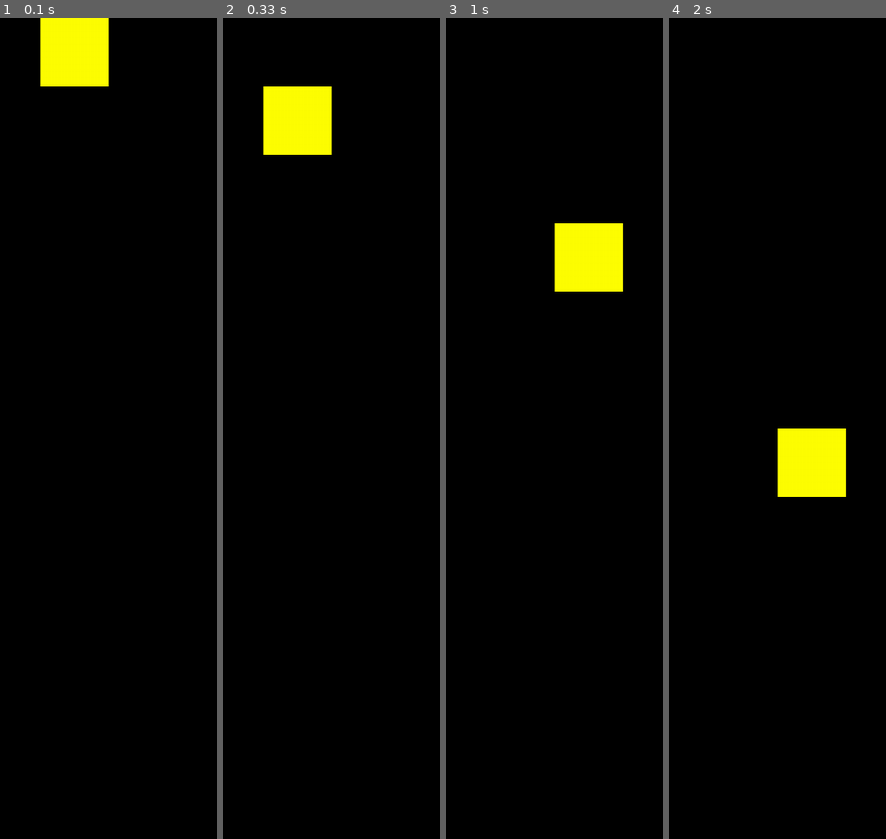
Above: before the commit, frames 1-4 (left to right).
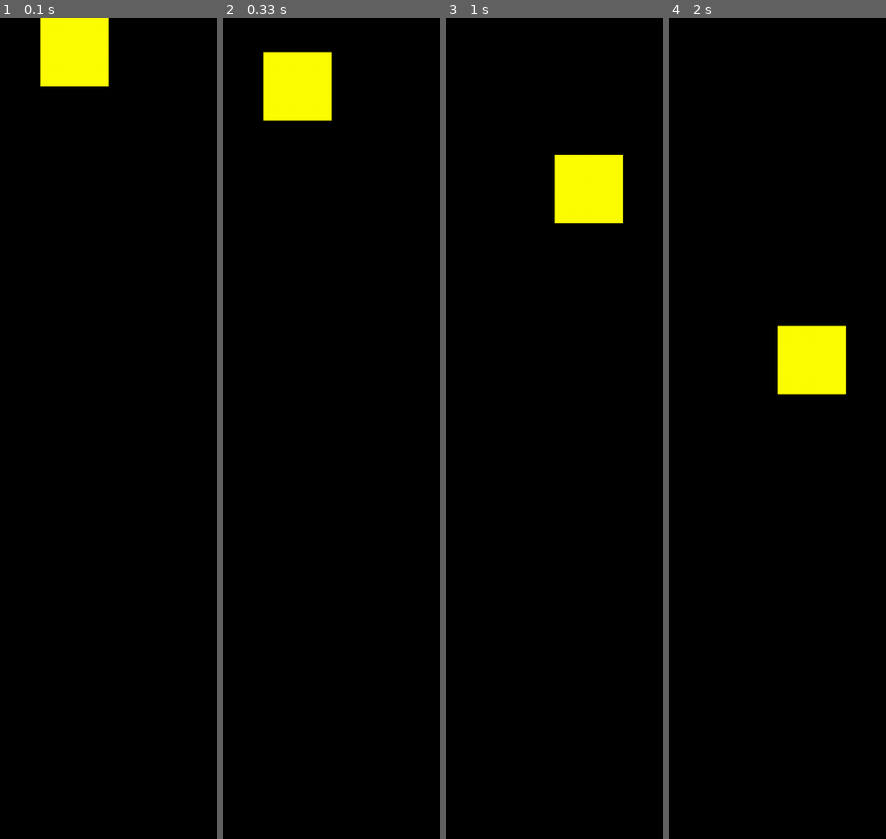
Above: after the commit, the same moments.

Repository: mannion007/pygame-tetris
Game: pygame game, started from game.py
Same seed, same stepped clock (60 frames per second), same inputs: the game is played once before the commit and once after it. The source is Python 2; it was converted automatically to run under Python 3.
Inputs:
- Up to frame 1 (0.1 s): no input
- Up to frame 2 (0.33 s): no input
- Up to frame 3 (1 s): hold Space 0.33-0.8 s; hold D 0.33-0.8 s; hold D from 0.83 s (still down)
- Up to frame 4 (2 s): release D at 1.3 s; hold D 1.33-1.8 s; hold A from 1.83 s (still down)

Frame 1 is identical in both runs. In frame 2, 2.7% of the frame differs, in the area x 18-51%, y 4-17%; in frame 3, 5.3%; in frame 4, 5.4%, in the area x 50-82%, y 37-59%.

Commit message:
Wall collision detection completed

Diff:
--- a/game.py
+++ b/game.py
@@ -7,11 +7,10 @@
 block_size = 40
 size = [board_width * block_size, board_height * block_size]
 
-block_color = (39,119,168)
 empty_color = (0,0,0)
 
 move_down_event = pygame.USEREVENT + 1
-pygame.time.set_timer(move_down_event, 150)
+pygame.time.set_timer(move_down_event, 200)
 
 tetrominoes = {
     'i' : [
@@ -156,7 +155,7 @@
     4 : (255,255,0)
 }
 
-class piece:
+class piece(object):
 
     def __init__(self):
         self.x = 4
@@ -174,50 +173,62 @@
                     pygame.draw.rect(screen, self.color, ((block_size * col_count) + (self.x * block_size), (block_size * row_count) + ((self.y * block_size)), block_size, block_size))
 
     def rotate(self):
+        if self.can_rotate():
+            self.current_frame = self.get_next_frame()
+            self.tetromino = tetrominoes[self.tetromino_name][self.current_frame]
+
+    def get_next_frame(self):
         if self.current_frame == self.frames:
-            self.current_frame = 0
+            return 0
         else:
-            self.current_frame += 1
-
-        self.tetromino = tetrominoes[self.tetromino_name][self.current_frame]
+            return self.current_frame + 1
 
     def move_down(self, speed):
-        if self.can_move():
-            self.y = self.y + speed
-
-    def move_left(self):
-        self.x = self.x - 1
-
-    def move_right(self):
-        self.x = self.x + 1
-
-    def can_move(self):
+        self.y = self.y + speed
+
+    def move_horizontal(self, x_speed):
+        if self.can_move_horizontal(x_speed):
+            self.x = self.x + x_speed
+
+    def can_move_horizontal(self, x_speed):
+        for row_count, row in enumerate(self.tetromino):
+            for col_count, col in enumerate(row):
+                if col > 0:
+                    if col_count + self.x + x_speed < 0 or col_count + self.x + x_speed > board_width - 1:
+                        return False
         return True
+
+    def can_rotate(self):
+        for row_count, row in enumerate(tetrominoes[self.tetromino_name][self.get_next_frame()]):
+            for col_count, col in enumerate(row):
+                if col > 0:
+                    print col_count + self.x
+                    if col_count + self.x < 0 or col_count + self.x > board_width - 1:
+                        return False
+        return True
+
+class board(object):
+
+    def __init__(self):
+        self.board = []
+        for i in range(0,board_height):
+            self.board.append([0] * board_width)
+
+    def draw(self, screen):
+        for row_count, row in enumerate(self.board):
+                for col_count, col in enumerate(row):
+                    if col > 0:
+                        pygame.draw.rect(screen, colors[col], (block_size * col_count, block_size * row_count, block_size, block_size))
 
 # initialize game engine
 pygame.init()
+board = board()
+piece = piece()
 
 # set screen width/height and caption
 screen = pygame.display.set_mode(size)
 pygame.display.set_caption('Pytris')
 
-def draw_board(board):
-    for row_count, row in enumerate(board):
-            for col_count, col in enumerate(row):
-                if [row_count, col_count] == pivot:
-                    pygame.draw.rect(screen, pivot_color, (block_size * col_count, block_size * row_count, block_size, block_size))
-                elif col == 1:
-                    pygame.draw.rect(screen, block_color, (block_size * col_count, block_size * row_count, block_size, block_size))
-
-def build_board():
-    board = []
-    for i in range(0,10):
-        board.append([0] * 10)
-    return board
-
-
-board = build_board()
-piece = piece()
 
 # initialize clock. used later in the loop.
 clock = pygame.time.Clock()
@@ -235,9 +246,9 @@
             if pygame.K_SPACE == event.key:
                 piece.rotate()
             elif pygame.K_a == event.key:
-                piece.move_left()
+                piece.move_horizontal(-1)
             elif pygame.K_d == event.key:
-                piece.move_right()
+                piece.move_horizontal(1)
 
     # write game logic here
 
@@ -246,16 +257,15 @@
 
     # clear the screen before drawing
     screen.fill(empty_color)
-    #screen.fill((255,255,255))
 
     # write draw code here
-    #draw_board(board)
+    board.draw(screen)
     piece.draw(screen)
 
     # display what's drawn. this might change.
     pygame.display.update()
     # run at 10 fps
-    clock.tick(10)
+    clock.tick(60)
 
 # close the window and quit
 pygame.quit()
